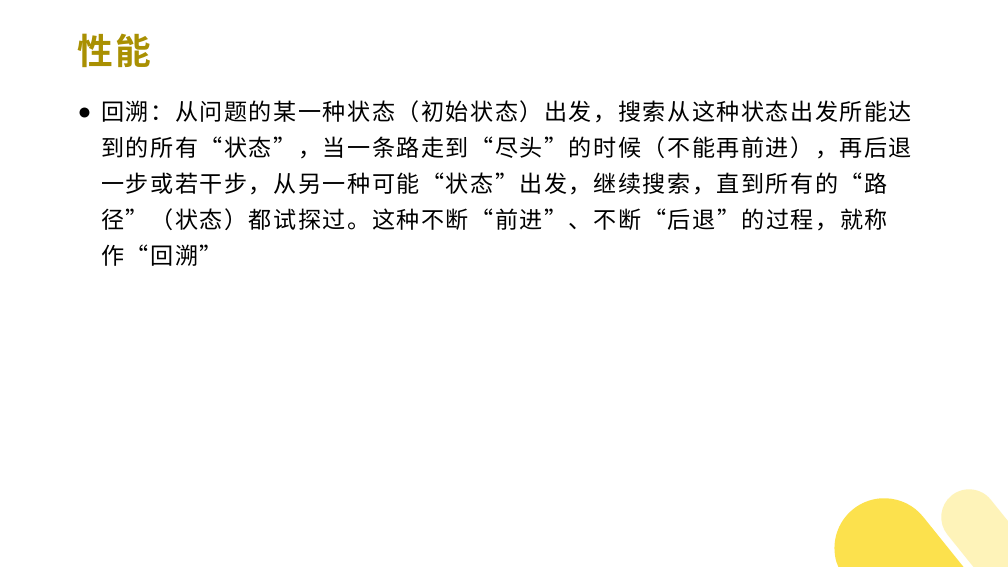
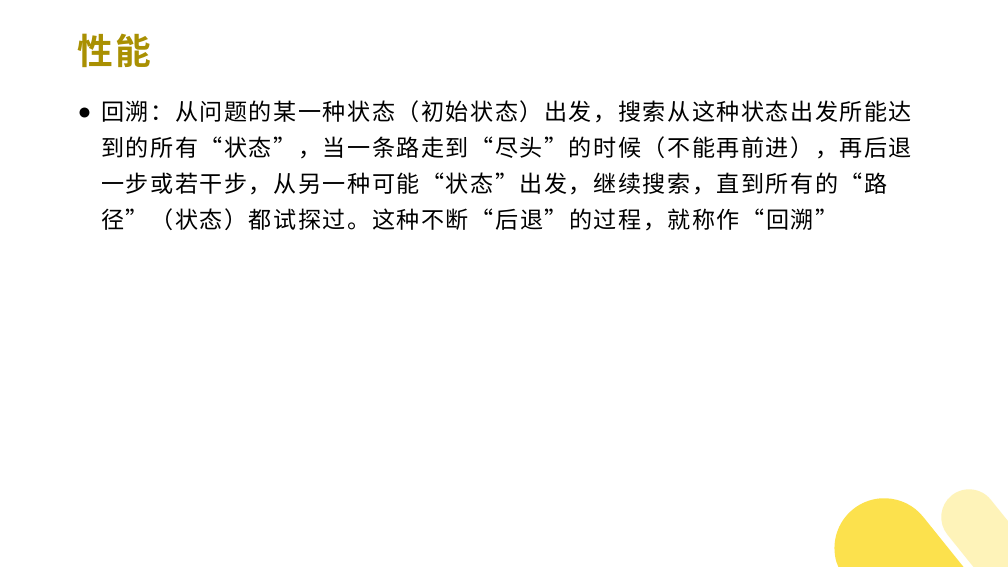
Before and after one commit to 382615666/note, a slide deck: slide 2 of 正则表达式/正则表达式.pptx. Drawn at 1008x567 pixels with LibreOffice and Linux fonts; fonts in the diff are those of the drawing; background and template pictures are left out. Boxes give left, top, right and bottom in pixels: in the first picture for what was removed or moved away, otherwise in the second. Text is boxed around its words. In the diff, an @@ line names an element or a change of style, - is before the commit and + after.

```diff
--- a/正则表达式/正则表达式.pptx
+++ b/正则表达式/正则表达式.pptx
@@ text at bbox=[101, 100, 912, 231]: text changed @@
-● 回溯：从问题的某一种状态（初始状态）出发，搜索从这种状态出发所能达到的所有“状态”，当一条路走到“尽头”的时候（不能再前进），再后退一步或若干步，从另一种可能“状态”出发，继续搜索，直到所有的“路径”（状态）都试探过。这种不断“前进”、不断“后退”的过程，就称作“回溯”
+● 回溯：从问题的某一种状态（初始状态）出发，搜索从这种状态出发所能达到的所有“状态”，当一条路走到“尽头”的时候（不能再前进），再后退一步或若干步，从另一种可能“状态”出发，继续搜索，直到所有的“路径”（状态）都试探过。这种不断“后退”的过程，就称作“回溯”
```
